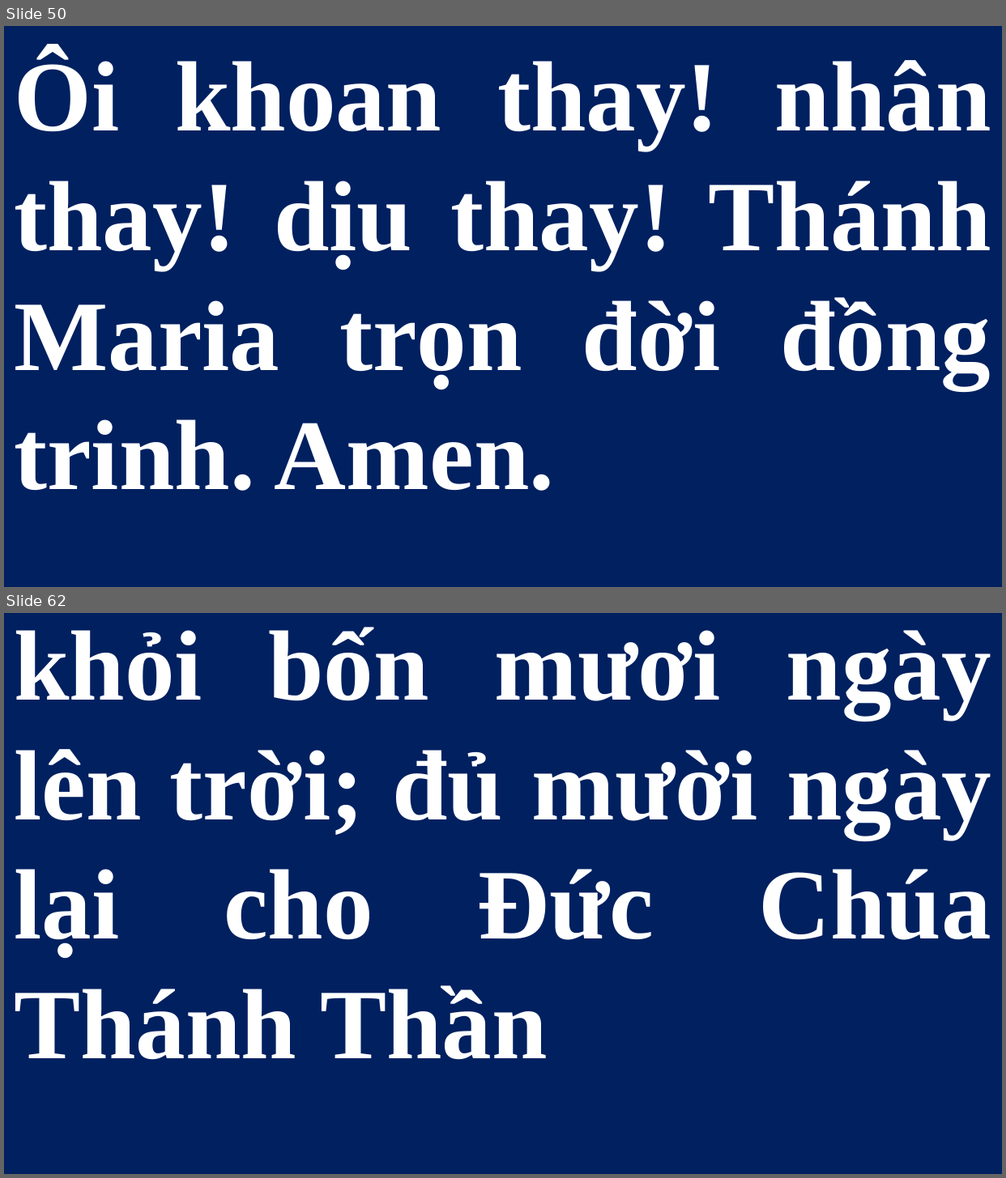
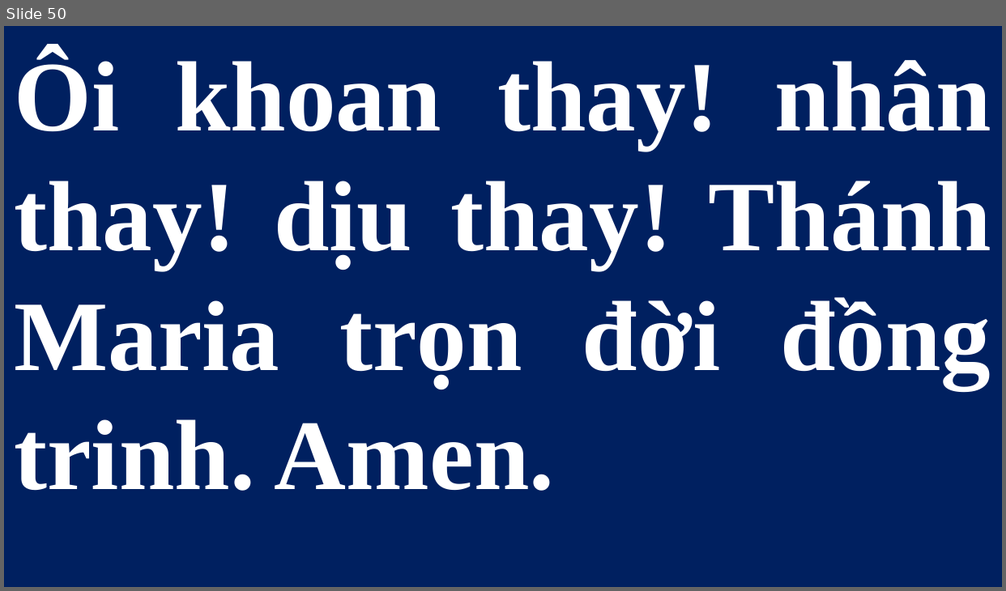
Before and after one commit to lythanhngodev64/SlideLe, a slide deck: Slide/Thứ Bảy - CN-23-TN 2026.pptx. Shown one above the other, each under a label of ours: slides 50 and 62 before the commit, slide 50 after it; the slides between them are not shown. The pictures are 1006x1178 and 1006x591 pixels, drawn with LibreOffice and Linux fonts; fonts in the diff are those of the drawing. Boxes give left, top, right and bottom in pixels: in the first picture for what was removed or moved away, otherwise in the second. Text is boxed around its words. In the diff, an @@ line names an element or a change of style, - is before the commit and + after.

```diff
--- a/Slide/Thứ Bảy - CN-23-TN 2026.pptx
+++ b/Slide/Thứ Bảy - CN-23-TN 2026.pptx
@@ slide 62 removed at (4,613,1002,1174), background #FFFFFF @@
@@ subtitle removed at (4,613,1002,1174) @@
-khỏi bốn mươi ngày lên trời; đủ mười ngày lại cho Đức Chúa Thánh Thần
```
Also in this commit, not shown: 27 other slides removed.
